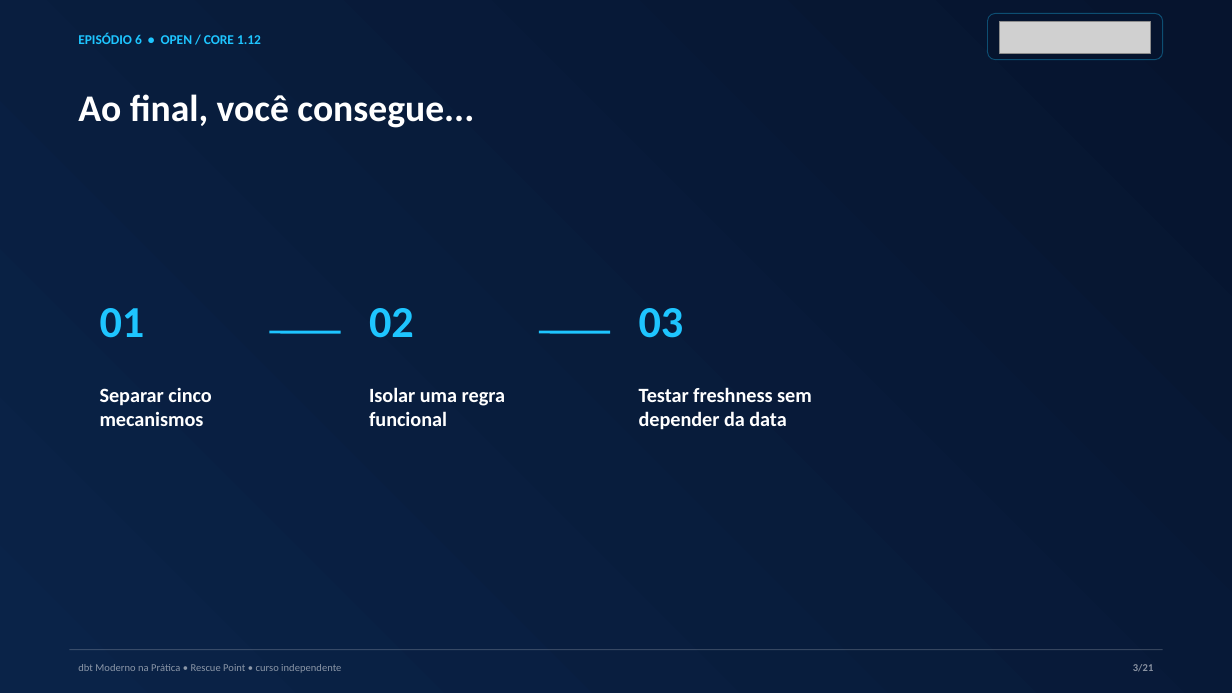
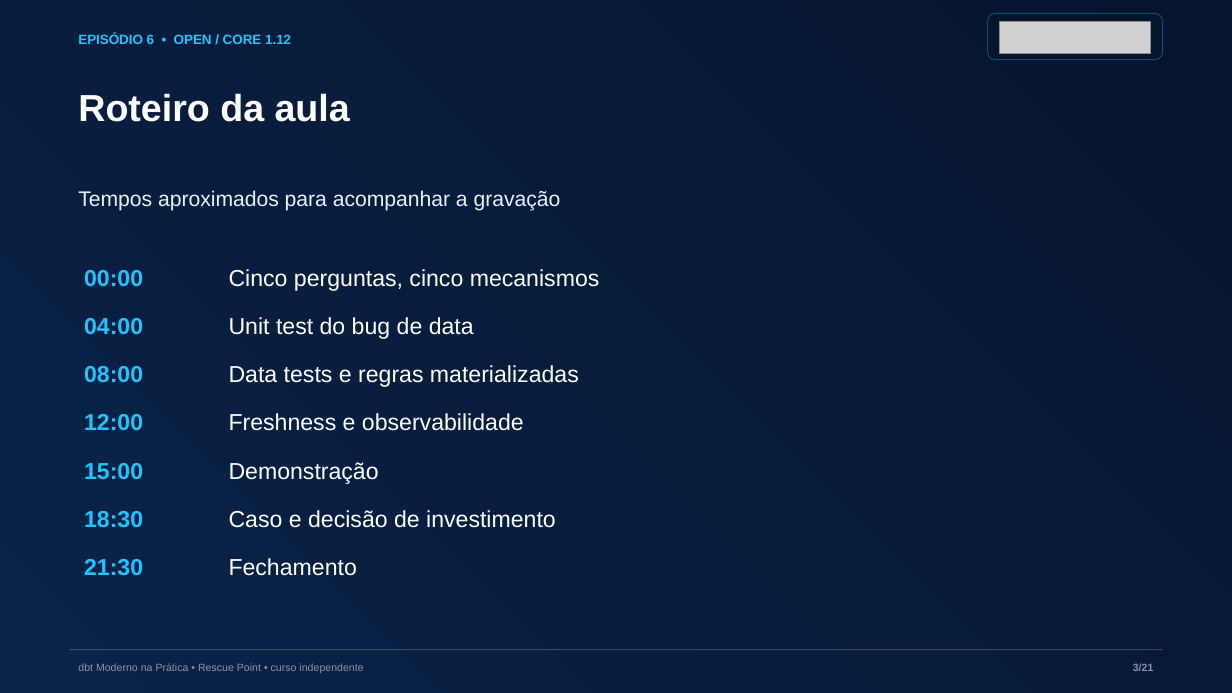
Before and after one commit to AnselmoBorges/dbt-moderno-na-pratica, a slide deck: slide 3 of assets/decks/episodio-06-piramide-qualidade.pptx. Drawn at 1232x693 pixels with LibreOffice and Linux fonts; fonts in the diff are those of the drawing; grey boxes stand for pictures. Boxes give left, top, right and bottom in pixels: in the first picture for what was removed or moved away, otherwise in the second. Text is boxed around its words. In the diff, an @@ line names an element or a change of style, - is before the commit and + after.

Commit message:
Mostra roteiros e comandos copiáveis nas 13 aulas open (#2)
* docs: adiciona capturas reais dos checkpoints no Codespaces

* docs: inclui roteiros, comandos copiáveis e evidências das aulas

---------

```diff
--- a/assets/decks/episodio-06-piramide-qualidade.pptx
+++ b/assets/decks/episodio-06-piramide-qualidade.pptx
@@ text at (x1=78, y1=93, x2=350, y2=122): text changed; font Calibri to Arial @@
-Ao final, você consegue...
+Roteiro da aula
@@ text added at (x1=78, y1=190, x2=561, y2=211), 16.5 pt, text #E2F2FF @@
+Tempos aproximados para acompanhar a gravação
@@ text added at (x1=229, y1=269, x2=600, y2=291), 18 pt, text #FFFFFF @@
+Cinco perguntas, cinco mecanismos
@@ text added at (x1=84, y1=270, x2=143, y2=286), 18 pt, text #1EC5FF, bold @@
+00:00
@@ text added at (x1=84, y1=318, x2=143, y2=334), 18 pt, text #1EC5FF, bold @@
+04:00
@@ text removed at (x1=100, y1=308, x2=145, y2=338) @@
-01
@@ text added at (x1=229, y1=317, x2=474, y2=339), 18 pt, text #FFFFFF @@
+Unit test do bug de data
@@ text removed at (x1=369, y1=308, x2=414, y2=338) @@
-02
@@ text removed at (x1=639, y1=308, x2=684, y2=338) @@
-03
@@ line removed from (270, 332) to (341, 332) @@
@@ line removed from (539, 332) to (610, 332) @@
@@ text added at (x1=84, y1=366, x2=143, y2=382), 18 pt, text #1EC5FF, bold @@
+08:00
@@ text removed at (x1=100, y1=388, x2=211, y2=426) @@
-Separar cinco mecanismos
@@ text added at (x1=229, y1=365, x2=579, y2=387), 18 pt, text #FFFFFF @@
+Data tests e regras materializadas
@@ text removed at (x1=369, y1=387, x2=505, y2=426) @@
-Isolar uma regra funcional
@@ text removed at (x1=639, y1=387, x2=812, y2=430) @@
-Testar freshness sem depender da data
@@ text added at (x1=84, y1=414, x2=143, y2=430), 18 pt, text #1EC5FF, bold @@
+12:00
@@ text added at (x1=229, y1=413, x2=524, y2=431), 18 pt, text #FFFFFF @@
+Freshness e observabilidade
@@ text added at (x1=84, y1=463, x2=143, y2=479), 18 pt, text #1EC5FF, bold @@
+15:00
@@ text added at (x1=229, y1=462, x2=379, y2=484), 18 pt, text #FFFFFF @@
+Demonstração
@@ text added at (x1=84, y1=511, x2=143, y2=528), 18 pt, text #1EC5FF, bold @@
+18:30
@@ text added at (x1=229, y1=510, x2=556, y2=528), 18 pt, text #FFFFFF @@
+Caso e decisão de investimento
@@ text added at (x1=84, y1=559, x2=143, y2=576), 18 pt, text #1EC5FF, bold @@
+21:30
@@ text added at (x1=229, y1=558, x2=357, y2=576), 18 pt, text #FFFFFF @@
+Fechamento
@@ font Calibri to Arial in 3 elements at (x1=78, y1=34, x2=291, y2=44), (x1=78, y1=663, x2=363, y2=673), (x1=1133, y1=663, x2=1154, y2=671) @@
```
Also in this commit, not shown: 20 other slides changed, 42 other files.
